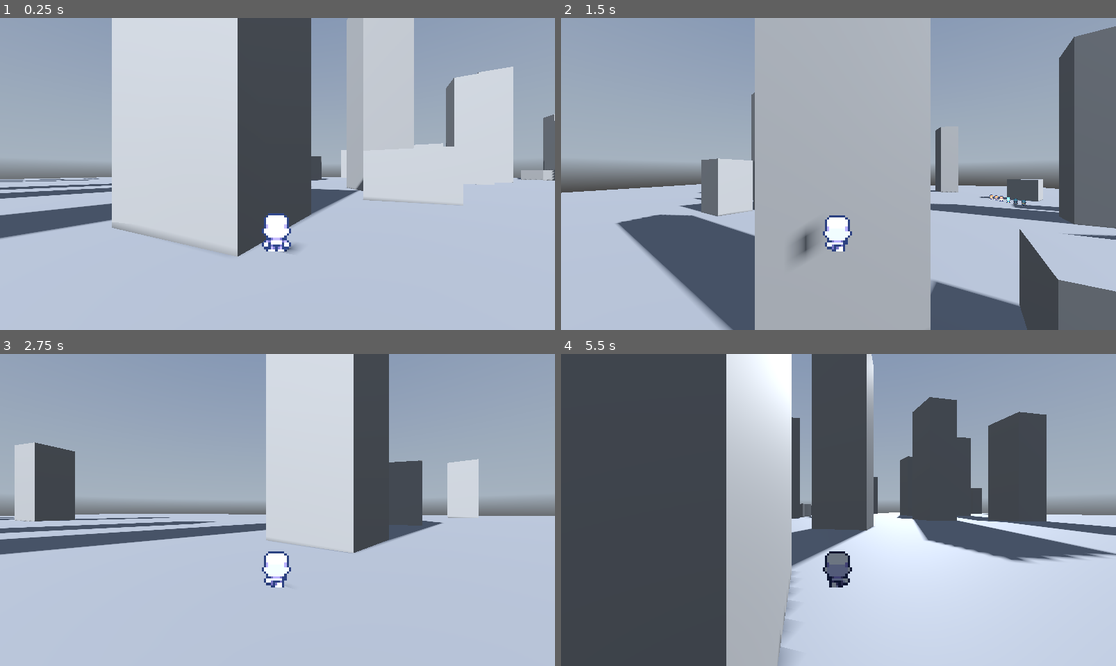
Above: before the commit, frames 1-4 (two rows, left to right).
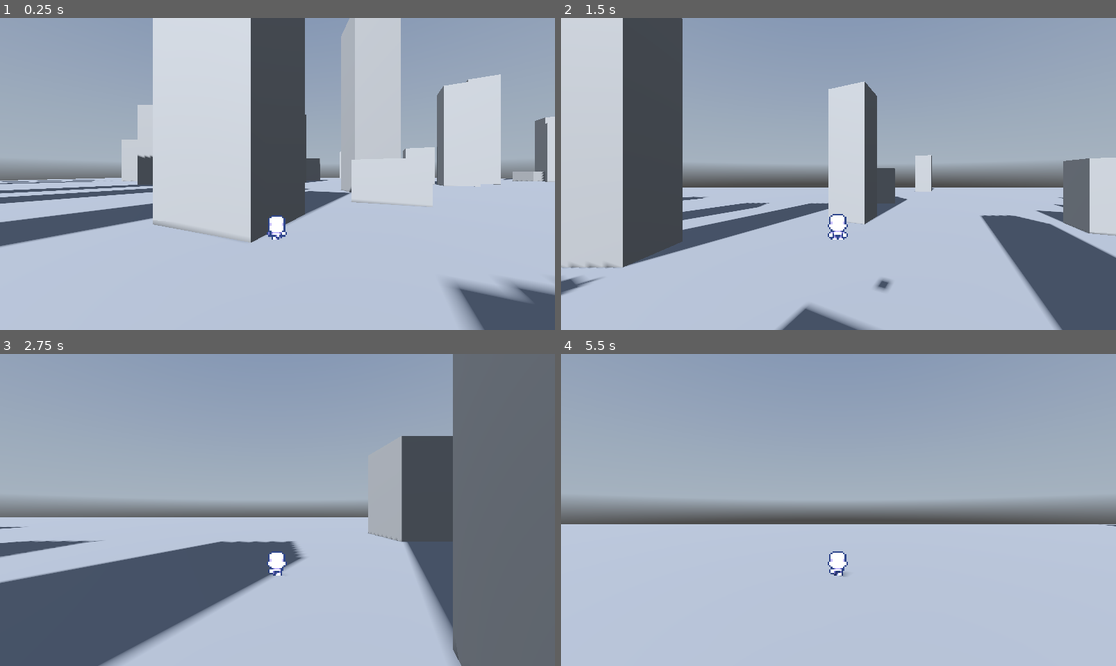
Above: after the commit, the same moments.

Repository: rocchida/HD-2D-Test
Game: Godot game, scene res://world.tscn
Same seed, same stepped clock (60 frames per second), same inputs: the game is played once before the commit and once after it. This scene is started directly instead of the project's main scene. A sky picture missing from this copy of the repository is replaced by a grey-blue gradient.
Inputs (mouse positions are in pixels of both pictures, inside the frame that each line leads up to):
- Up to frame 1 (0.25 s): no input
- Up to frame 2 (1.5 s): tap Enter at 0.5 s; move the mouse to (810, 236) at 0.52 s; hold W (forward) from 0.53 s (still down); click (810, 236) at 0.67 s; tap Space (jump) at 0.77 s; move the mouse to (877, 177) at 1.27 s
- Up to frame 3 (2.75 s): keep holding W (forward); tap Space (jump) at 1.52 s; move the mouse to (233, 506) at 2.02 s
- Up to frame 4 (5.5 s): move the mouse to (844, 510) at 2.77 s; release W (forward) at 2.78 s; hold A (left) 2.78-3.53 s; tap Space (jump) at 3.02, 3.77, 4.52 s; move the mouse to (816, 503) at 3.52 s; hold W (forward) 3.53-4.28 s; tap Escape (ui_cancel) at 4.15 s; move the mouse to (960, 494) at 4.27 s; hold D (right) 4.28-5.03 s; click (960, 494) at 4.42 s; move the mouse to (810, 510) at 5.02 s; hold W (forward) from 5.03 s (still down)

The runs differ from the first frame. In frame 1, 16% of the frame differs, in the area x 0-100%, y 0-100%; in frame 2, 58%; in frame 3, 53%; in frame 4, 65%.

Commit message:
added directional animations

Diff:
--- a/Game Demo/player.gd
+++ b/Game Demo/player.gd
@@ -2,7 +2,6 @@
 
 const SPEED = 5.0
 const JUMP_VELOCITY = 4.5
-# Get the gravity from the project settings to be synced with RigidBody nodes.
 var gravity = ProjectSettings.get_setting("physics/3d/default_gravity")
 @onready var playerBody = $"."
 
@@ -10,19 +9,11 @@
 # I used this as a main method and broke down all logic into smaller functions for readability
 func _physics_process(delta):
 	handle_gravity_and_jumping(delta)
-	var direction = get_directions_from_inputs()
-	change_physics_and_animations_from_directions(direction)
+	var input_dir = Input.get_vector("left", "right", "forward", "backward")
+	var direction = (transform.basis * Vector3(input_dir.x, 0, input_dir.y)).normalized()
+	update_animations(input_dir)
+	move_player(direction)
 	move_and_slide()
-
-# For having mouse movements rotate the character. Click on game screen to turn this on and press escape to turn off.
-# I got this function from this tutorial at 9:40: https://www.youtube.com/watch?v=v4IEPi1c0eE
-func _unhandled_input(event: InputEvent) -> void:
-	if event is InputEventMouseButton:
-		Input.mouse_mode = (Input.MOUSE_MODE_CAPTURED)
-	elif event.is_action_pressed("ui_cancel"):
-		Input.mouse_mode = (Input.MOUSE_MODE_VISIBLE)
-	if Input.mouse_mode == Input.MOUSE_MODE_CAPTURED && event is InputEventMouseMotion:
-			playerBody.rotate_y(-event.relative.x * 0.01)
 
 func handle_gravity_and_jumping(delta):
 	if not is_on_floor():
@@ -30,19 +21,25 @@
 	if Input.is_action_just_pressed("jump") and is_on_floor():
 		velocity.y = JUMP_VELOCITY
 
-func get_directions_from_inputs():
-	var input_dir = Input.get_vector("left", "right", "forward", "backward")
-	var direction = (transform.basis * Vector3(input_dir.x, 0, input_dir.y)).normalized()
-	print("Input Dir: ", input_dir)
-	print("Direction: ", direction)
-	return direction
+func update_animations(direction):
+	if direction == Vector2(0,0):
+		$AnimationPlayer.stop()
+	choose_animation(direction)
 
-func change_physics_and_animations_from_directions(direction):
+func choose_animation(input_dir):
+	if input_dir.x == 1 and input_dir.y == 0:	$AnimationPlayer.play("walk_east")
+	if input_dir.x == -1 and input_dir.y == 0:	$AnimationPlayer.play("walk_west")
+	if input_dir.x == 0 and input_dir.y == 1:	$AnimationPlayer.play("walk_south")
+	if input_dir.x == 0 and input_dir.y == -1:	$AnimationPlayer.play("walk_north")
+	if input_dir.x > 0 and input_dir.y > 0:		$AnimationPlayer.play("walk_southeast")
+	if input_dir.x > 0 and input_dir.y < 0:		$AnimationPlayer.play("walk_northeast")
+	if input_dir.x < 0 and input_dir.y > 0:		$AnimationPlayer.play("walk_southwest")
+	if input_dir.x < 0 and input_dir.y < 0:		$AnimationPlayer.play("walk_northwest")
+
+func move_player(direction):
 	if direction:
-		$AnimationPlayer.play("walk")
 		velocity.x = direction.x * SPEED
 		velocity.z = direction.z * SPEED
 	else:
-		$AnimationPlayer.play("idle")
 		velocity.x = move_toward(velocity.x, 0, SPEED)
 		velocity.z = move_toward(velocity.z, 0, SPEED)
--- a/Game Demo/player.tscn
+++ b/Game Demo/player.tscn
@@ -15,10 +15,27 @@
 tracks/0/interp = 1
 tracks/0/loop_wrap = true
 tracks/0/keys = {
-"times": PackedFloat32Array(0, 0.1, 0.2),
-"transitions": PackedFloat32Array(1, 1, 1),
-"update": 1,
-"values": [16, 16, 16]
+"times": PackedFloat32Array(0),
+"transitions": PackedFloat32Array(1),
+"update": 1,
+"values": [9]
+}
+
+[sub_resource type="Animation" id="Animation_epbep"]
+resource_name = "another_one"
+length = 0.4
+loop_mode = 1
+tracks/0/type = "value"
+tracks/0/imported = false
+tracks/0/enabled = true
+tracks/0/path = NodePath("Sprite3D:frame")
+tracks/0/interp = 1
+tracks/0/loop_wrap = true
+tracks/0/keys = {
+"times": PackedFloat32Array(0, 0.2),
+"transitions": PackedFloat32Array(1, 1),
+"update": 1,
+"values": [8, 24]
 }
 
 [sub_resource type="Animation" id="Animation_42dxn"]
@@ -55,36 +72,184 @@
 
 [sub_resource type="Animation" id="Animation_genk3"]
 resource_name = "walk"
-length = 0.4
+length = 0.45
 loop_mode = 1
-tracks/0/type = "value"
-tracks/0/imported = false
-tracks/0/enabled = true
-tracks/0/path = NodePath("Sprite3D:frame")
-tracks/0/interp = 1
-tracks/0/loop_wrap = true
-tracks/0/keys = {
-"times": PackedFloat32Array(0, 0.2),
-"transitions": PackedFloat32Array(1, 1),
-"update": 1,
-"values": [8, 24]
-}
-
-[sub_resource type="Animation" id="Animation_epbep"]
-resource_name = "another_one"
-length = 0.4
-loop_mode = 1
-tracks/0/type = "value"
-tracks/0/imported = false
-tracks/0/enabled = true
-tracks/0/path = NodePath("Sprite3D:frame")
-tracks/0/interp = 1
-tracks/0/loop_wrap = true
-tracks/0/keys = {
-"times": PackedFloat32Array(0, 0.2),
-"transitions": PackedFloat32Array(1, 1),
-"update": 1,
-"values": [8, 24]
+step = 0.15
+tracks/0/type = "value"
+tracks/0/imported = false
+tracks/0/enabled = true
+tracks/0/path = NodePath(".:animation_frame")
+tracks/0/interp = 1
+tracks/0/loop_wrap = true
+tracks/0/keys = {
+"times": PackedFloat32Array(0, 0.15, 0.3),
+"transitions": PackedFloat32Array(1, 1, 1),
+"update": 1,
+"values": [0, 0, 0]
+}
+tracks/1/type = "value"
+tracks/1/imported = false
+tracks/1/enabled = true
+tracks/1/path = NodePath("Sprite3D:frame")
+tracks/1/interp = 1
+tracks/1/loop_wrap = true
+tracks/1/keys = {
+"times": PackedFloat32Array(0, 0.15, 0.3),
+"transitions": PackedFloat32Array(1, 1, 1),
+"update": 1,
+"values": [8, 8, 8]
+}
+
+[sub_resource type="Animation" id="Animation_jr8ok"]
+resource_name = "walk_west"
+length = 0.45
+step = 0.15
+tracks/0/type = "value"
+tracks/0/imported = false
+tracks/0/enabled = true
+tracks/0/path = NodePath("Sprite3D:frame")
+tracks/0/interp = 1
+tracks/0/loop_wrap = true
+tracks/0/keys = {
+"times": PackedFloat32Array(0, 0.15, 0.3),
+"transitions": PackedFloat32Array(1, 1, 1),
+"update": 1,
+"values": [22, 30, 14]
+}
+
+[sub_resource type="Animation" id="Animation_5qdru"]
+resource_name = "walk_east"
+length = 0.45
+step = 0.15
+tracks/0/type = "value"
+tracks/0/imported = false
+tracks/0/enabled = true
+tracks/0/path = NodePath("Sprite3D:frame")
+tracks/0/interp = 1
+tracks/0/loop_wrap = true
+tracks/0/keys = {
+"times": PackedFloat32Array(0, 0.15, 0.3),
+"transitions": PackedFloat32Array(1, 1, 1),
+"update": 1,
+"values": [18, 26, 10]
+}
+
+[sub_resource type="Animation" id="Animation_hx51u"]
+resource_name = "walk_north"
+length = 0.45
+step = 0.15
+tracks/0/type = "value"
+tracks/0/imported = false
+tracks/0/enabled = true
+tracks/0/path = NodePath("Sprite3D:frame")
+tracks/0/interp = 1
+tracks/0/loop_wrap = true
+tracks/0/keys = {
+"times": PackedFloat32Array(0, 0.15, 0.3),
+"transitions": PackedFloat32Array(1, 1, 1),
+"update": 1,
+"values": [16, 24, 8]
+}
+
+[sub_resource type="Animation" id="Animation_4gij1"]
+resource_name = "walk_south"
+length = 0.45
+step = 0.15
+tracks/0/type = "value"
+tracks/0/imported = false
+tracks/0/enabled = true
+tracks/0/path = NodePath("Sprite3D:frame")
+tracks/0/interp = 1
+tracks/0/loop_wrap = true
+tracks/0/keys = {
+"times": PackedFloat32Array(0, 0.15, 0.3),
+"transitions": PackedFloat32Array(1, 1, 1),
+"update": 1,
+"values": [20, 28, 12]
+}
+
+[sub_resource type="Animation" id="Animation_eapik"]
+resource_name = "walk_southeast"
+length = 0.45
+step = 0.15
+tracks/0/type = "value"
+tracks/0/imported = false
+tracks/0/enabled = true
+tracks/0/path = NodePath("Sprite3D:frame")
+tracks/0/interp = 1
+tracks/0/loop_wrap = true
+tracks/0/keys = {
+"times": PackedFloat32Array(0, 0.15, 0.3),
+"transitions": PackedFloat32Array(1, 1, 1),
+"update": 1,
+"values": [19, 27, 11]
+}
+
+[sub_resource type="Animation" id="Animation_hxjd0"]
+resource_name = "walk_southwest"
+length = 0.45
+step = 0.15
+tracks/0/type = "value"
+tracks/0/imported = false
+tracks/0/enabled = true
+tracks/0/path = NodePath("Sprite3D:frame")
+tracks/0/interp = 1
+tracks/0/loop_wrap = true
+tracks/0/keys = {
+"times": PackedFloat32Array(0, 0.15, 0.3),
+"transitions": PackedFloat32Array(1, 1, 1),
+"update": 1,
+"values": [21, 29, 13]
+}
+
+[sub_resource type="Animation" id="Animation_773in"]
+resource_name = "walk_northeast"
+length = 0.45
+step = 0.15
+tracks/0/type = "value"
+tracks/0/imported = false
+tracks/0/enabled = true
+tracks/0/path = NodePath("Sprite3D:frame")
+tracks/0/interp = 1
+tracks/0/loop_wrap = true
+tracks/0/keys = {
+"times": PackedFloat32Array(0, 0.15, 0.3),
+"transitions": PackedFloat32Array(1, 1, 1),
+"update": 1,
+"values": [17, 25, 9]
+}
+
+[sub_resource type="Animation" id="Animation_j3a6t"]
+resource_name = "walk_northwest"
+length = 0.45
+step = 0.15
+tracks/0/type = "value"
+tracks/0/imported = false
+tracks/0/enabled = true
+tracks/0/path = NodePath("Sprite3D:frame")
+tracks/0/interp = 1
+tracks/0/loop_wrap = true
+tracks/0/keys = {
+"times": PackedFloat32Array(0, 0.15, 0.3),
+"transitions": PackedFloat32Array(1, 1, 1),
+"update": 1,
+"values": [23, 31, 15]
+}
+
+[sub_resource type="Animation" id="Animation_kefjx"]
+resource_name = "new_animationasdf"
+length = 0.6
+tracks/0/type = "value"
+tracks/0/imported = false
+tracks/0/enabled = true
+tracks/0/path = NodePath("Sprite3D:frame")
+tracks/0/interp = 1
+tracks/0/loop_wrap = true
+tracks/0/keys = {
+"times": PackedFloat32Array(0, 0.2, 0.4),
+"transitions": PackedFloat32Array(1, 1, 1),
+"update": 1,
+"values": [13, 22, 22]
 }
 
 [sub_resource type="AnimationLibrary" id="AnimationLibrary_ld6w0"]
@@ -92,8 +257,17 @@
 "RESET": SubResource("Animation_h0hkw"),
 "another_one": SubResource("Animation_epbep"),
 "idle": SubResource("Animation_42dxn"),
+"new_animationasdf": SubResource("Animation_kefjx"),
 "new_walk": SubResource("Animation_eel00"),
-"walk": SubResource("Animation_genk3")
+"walk": SubResource("Animation_genk3"),
+"walk_east": SubResource("Animation_5qdru"),
+"walk_north": SubResource("Animation_hx51u"),
+"walk_northeast": SubResource("Animation_773in"),
+"walk_northwest": SubResource("Animation_j3a6t"),
+"walk_south": SubResource("Animation_4gij1"),
+"walk_southeast": SubResource("Animation_eapik"),
+"walk_southwest": SubResource("Animation_hxjd0"),
+"walk_west": SubResource("Animation_jr8ok")
 }
 
 [node name="player" type="CharacterBody3D"]
@@ -108,10 +282,10 @@
 texture = ExtResource("1_cp1cj")
 hframes = 8
 vframes = 12
-frame = 16
+frame = 9
 
 [node name="Camera3D" type="Camera3D" parent="."]
-transform = Transform3D(1, 0, 0, 0, 1, 0, 0, 0, 1, 0, 0.242044, 0.897489)
+transform = Transform3D(1, 0, 0, 0, 1, 0, 0, 0, 1, 0, 0.329423, 1.32929)
 
 [node name="CollisionShape3D" type="CollisionShape3D" parent="."]
 transform = Transform3D(1, 0, 0, 0, 1, 0, 0, 0, 1, -0.000274658, -0.0249329, -0.00357056)
--- a/Game Demo/scenes/battle_ui.tscn
+++ /dev/null
@@ -1,9 +0,0 @@
-[gd_scene format=3 uid="uid://b1ig8g0ipregu"]
-
-[node name="BattleUI" type="Control"]
-layout_mode = 3
-anchors_preset = 15
-anchor_right = 1.0
-anchor_bottom = 1.0
-grow_horizontal = 2
-grow_vertical = 2
Binary file added: Game Demo/Small-8-Direction-Characters_by_AxulArt/summoner_png.png
Not shown, added: Game Demo/Small-8-Direction-Characters_by_AxulArt/summoner_png.png.import
Not shown: 1 places in Game Demo/player.tscn that only renumber resources
Not shown, added: Game Demo/.gitattributes
Not shown, added: Game Demo/.gitignore
